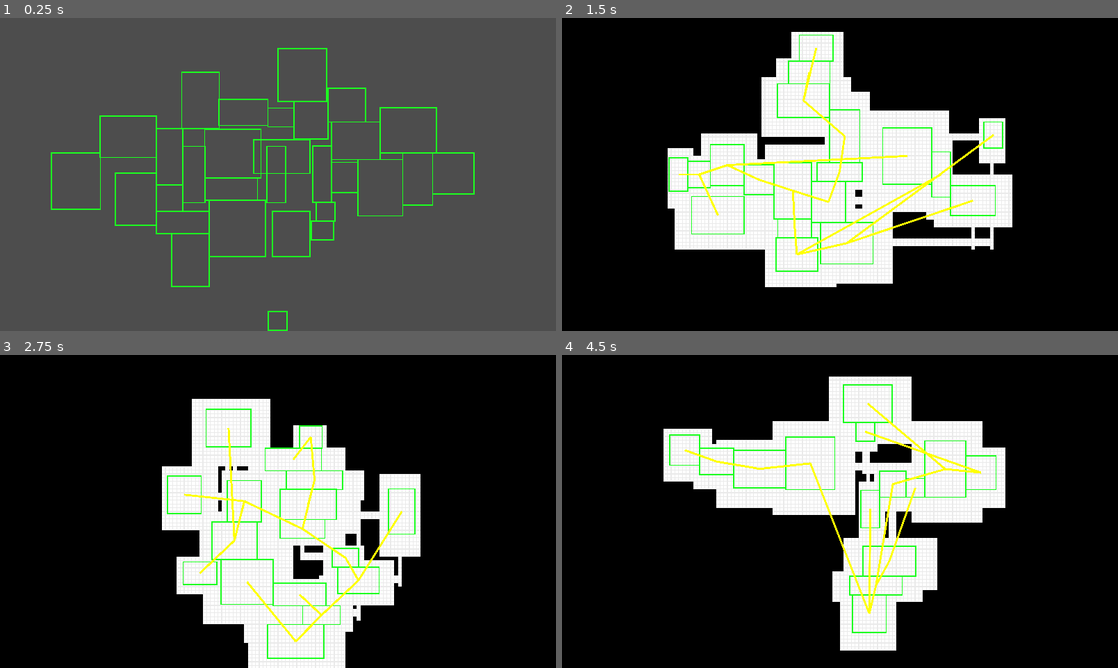
Above: before the commit, frames 1-4 (two rows, left to right).
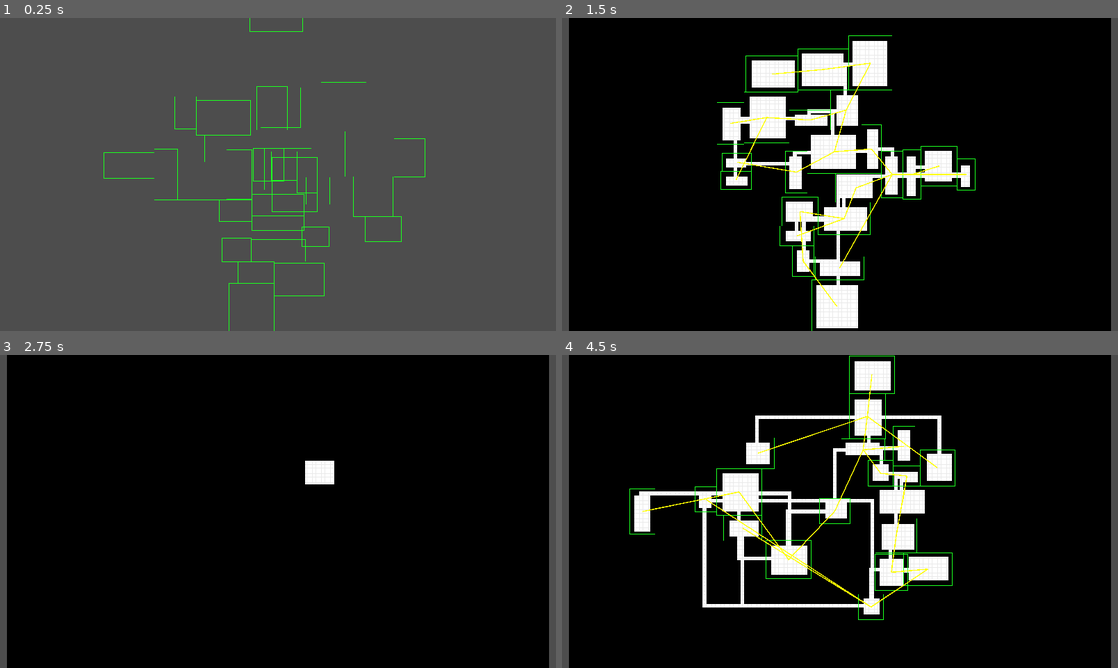
Above: after the commit, the same moments.

Repository: kawht/dungeon-hero-game
Game: Godot game, scene res://main.tscn
Two runs of this game, one before a commit and one after it. Both use one fixed random seed, a clock stepped at 60 frames per second and the inputs below.
Inputs (mouse positions are in pixels of both pictures, inside the frame that each line leads up to):
- Up to frame 1 (0.25 s): no input
- Up to frame 2 (1.5 s): tap Enter (ui_accept) at 0.5, 0.77 s; move the mouse to (962, 158) at 0.52 s; hold Tab (ui_focus_next) 0.53-1.28 s; click (962, 158) at 0.67 s; tap R (Reset) at 1.25 s; move the mouse to (728, 190) at 1.27 s; tap Tab (ui_focus_next) at 1.35 s; click (728, 190) at 1.42 s
- Up to frame 3 (2.75 s): tap Enter (ui_accept) at 1.52, 2 s; move the mouse to (333, 442) at 2.02 s; hold Tab (ui_focus_next) from 2.03 s (still down); tap C at 2.1 s; click (333, 442) at 2.17 s
- Up to frame 4 (4.5 s): move the mouse to (812, 574) at 2.77 s; release Tab (ui_focus_next) at 2.78 s; tap V at 2.85 s; click (812, 574) at 2.92 s; tap Enter (ui_accept) at 3.02, 3.77 s; tap Tab (ui_focus_next) at 3.05 s; move the mouse to (1006, 558) at 3.52 s; hold Tab (ui_focus_next) 3.53-4.28 s; tap Delete at 3.6 s; click (1006, 558) at 3.67 s; tap 1 (Preset1) at 4.25 s; move the mouse to (673, 464) at 4.27 s; tap X at 4.35 s; click (673, 464) at 4.42 s

The runs differ from the first frame. In frame 1, 3.6% of the frame differs, in the area x 9-86%, y 0-100%; in frame 2, 28%, in the area x 0-100%, y 0-100%; in frame 3, 28%; in frame 4, 25%.
Error before the commit: Invalid call. Nonexistent function 'get_closest_point' in base 'Nil'. (res://Main.gd:137)
Error after the commit: Invalid call. Nonexistent function 'get_closest_point' in base 'Nil'. (res://Main.gd:146)

Commit message:
Fixed bugs and updated procgen code

Diff:
--- a/Main.gd
+++ b/Main.gd
@@ -3,13 +3,18 @@
 var Room = preload("res://room.tscn")
 var Rooms
 @onready var Map = $TileMap
-var tile_size = 32
-var num_rooms = 30
-var min_size = 5
-var max_size = 15
-var hspread = 100
-var cull = 0.5
-@export var map_border_size = 80 # unit of tiles
+
+# Map generation specs
+const TILE_SIZE = 32
+const AMOUNT_ROOMS = 30
+const ROOM_MAX_SIZE_TILES = 30
+const ROOM_MIN_SIZE_TILES = 10
+const ROOM_H_SPREAD = 50
+const ROOM_CULL_PERCENTAGE = 0.3
+const ROOM_INNER_MARGIN = 3
+
+
+@export var map_border_size = 150 # unit of tiles
 var room_positions = []
 var path #Astar
 var temp_count = 0
@@ -53,20 +58,21 @@
 	path = find_mst(room_positions)
 	print("path finding complete... waiting for input")
 	make_map()
-	#cleanup()
-#	await get_tree().create_timer(2).timeout
+	await get_tree().create_timer(1).timeout
+	cleanup()
 #	reset_gen()
 
 func make_rooms():
 	# create node to contain all rooms
 	Rooms = Node.new()
 	add_child(Rooms)
-	for i in num_rooms:
-		var pos = Vector2(randf_range(-hspread, hspread), 0.0)
+	for i in AMOUNT_ROOMS:
+		var pos = Vector2(randf_range(-ROOM_H_SPREAD, ROOM_H_SPREAD), 0.0)
 		var r = Room.instantiate()
-		var w = randi_range(min_size, max_size)
-		var h = randi_range(min_size, max_size)
-		r.make_room(pos, Vector2(w,h)*tile_size)
+		var w = randi_range(ROOM_MIN_SIZE_TILES, ROOM_MAX_SIZE_TILES)
+		var h = randi_range(ROOM_MIN_SIZE_TILES, ROOM_MAX_SIZE_TILES)
+		print("room size of newly made room is "+str(Vector2(w,h)))
+		r.make_room(pos, Vector2(w,h)*TILE_SIZE)
 		Rooms.add_child(r)
 	print("Rooms created... waiting for settle")
 	# wait for all rooms to emit the signal that they are no longer moving
@@ -78,7 +84,7 @@
 	# get all rooms that are generated
 	for room in Rooms.get_children():
 		# cull %
-		if randf() < cull:
+		if randf() < ROOM_CULL_PERCENTAGE:
 			room.state = room.states.CULLED
 			room.queue_free()
 		else:
@@ -112,10 +118,11 @@
 	var map_rect = Rect2()
 	for room in Rooms.get_children():
 		#if room.state == room.states.CULLED:
-		var r = Rect2(room.position-(room.size/2), room.get_node("CollisionShape").shape.size)
+		var r = Rect2(room.position, room.get_node("CollisionShape").shape.size)
 		map_rect = map_rect.merge(r)
 	var topleft = Map.local_to_map(map_rect.position)
 	var bottomright = Map.local_to_map(map_rect.end)
+	# create border black tiles
 	for x in range(-map_border_size, map_border_size):
 		for y in range(-map_border_size, map_border_size):
 			if !is_tile(Vector2i(x,y), tiles.white):
@@ -126,22 +133,27 @@
 		if not room.state == room.states.CULLED:
 			temp_count += 1
 			# convert room size in px to amount of tiles, floored to smallest fittable
-			var size_of_room = (room.size/tile_size)
-			var room_map_position = Map.local_to_map(room.position)
-			var room_topleftcorner = (room.position / tile_size) - size_of_room
-			for x in range(2, size_of_room.x * 2 - 1):
-				for y in range(2, size_of_room.y * 2):
-					Map.set_cell(0, Vector2(room_topleftcorner.x + x, room_topleftcorner.y + y), 0, tiles.white)
+			var room_size_map = (room.size / TILE_SIZE).floor()
+			print("proccess room size of "+str(room_size_map))
+			var room_position_map = Map.local_to_map(room.position)
+			var room_topleftcorner_map = room_position_map - Vector2i(room_size_map/2)
+			print("top left corner is "+str(room_topleftcorner_map))
+			for x in range(3, room_size_map.x - 2):
+				for y in range(3, room_size_map.y - 2):
+					Map.set_cell(0, Vector2(room_topleftcorner_map.x + x, room_topleftcorner_map.y + y), 0, tiles.white)
 
 			# Carve out corridors
-			var p = path.get_closest_point(room.position, 0)
-
-			for conn in path.get_point_connections(p):
-				if not conn in corridors:
-					var start = Map.local_to_map(path.get_point_position(p))
-					var end = Map.local_to_map(path.get_point_position(conn))
+			var closest_point_id = path.get_closest_point(room.position, false)
+
+			# for every connection belonging to point that was close to room
+			for connection in path.get_point_connections(closest_point_id):
+				# carve path if it hasnt already been
+				if not connection in corridors:
+					var start = Map.local_to_map(path.get_point_position(closest_point_id))
+					var end = Map.local_to_map(path.get_point_position(connection))
 					carve_path(start, end)
-			corridors.append(p)
+				corridors.append(closest_point_id)
+				corridors.append(connection)
 
 	print(temp_count)
 	print(Rooms.get_child_count())
@@ -179,7 +191,7 @@
 		set_tile(Vector2(x, x_y.y + y_diff), tiles.white)
 	for y in range(start.y, end.y, y_diff):
 		set_tile(Vector2(y_x.x, y), tiles.white)
-		set_tile(Vector2(y_x.x, y + x_diff), tiles.white)
+		set_tile(Vector2(y_x.x + x_diff, y), tiles.white)
 
 func set_tile(tile_coords: Vector2, tile_type: Vector2i, tile_layer: int = 0, source_id: int = 0) -> void:
 	Map.set_cell(tile_layer, tile_coords, source_id, tile_type)
--- a/main.tscn
+++ b/main.tscn
@@ -20,7 +20,7 @@
 script = ExtResource("1_hquvg")
 
 [node name="Camera2D" type="Camera2D" parent="."]
-zoom = Vector2(0.405, 0.405)
+zoom = Vector2(0.195, 0.195)
 
 [node name="TileMap" type="TileMap" parent="."]
 show_behind_parent = true
